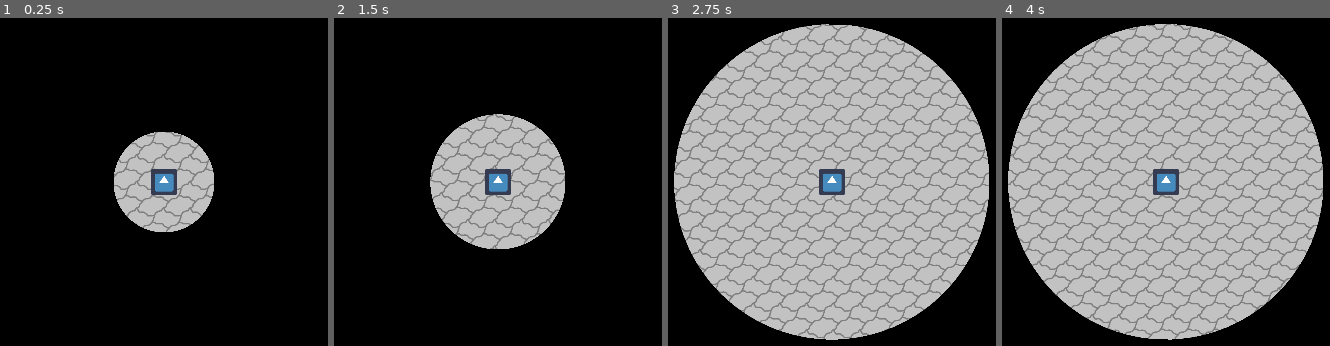
Above: before the commit, frames 1-4 (left to right).
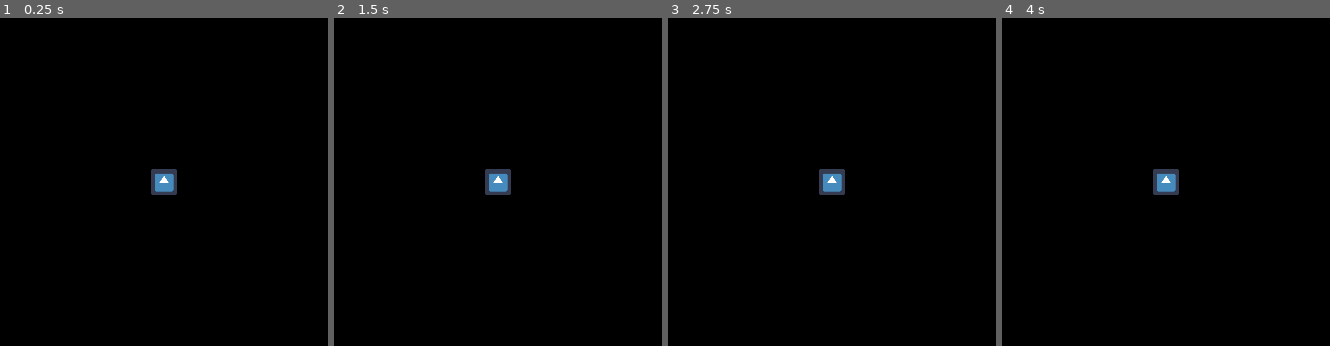
Above: after the commit, the same moments.

Repository: Team-JEDI/GodotWildJam16
Game: Godot game, scene res://scenes/LevelTemplate.tscn
Two runs of this game, one before a commit and one after it. Both use one fixed random seed, a clock stepped at 60 frames per second and the inputs below. The engine's default icon, where the game draws it, is replaced by a stand-in: a white triangle on a blue panel in a dark square.
Inputs:
- Up to frame 1 (0.25 s): no input
- Up to frame 2 (1.5 s): hold Right (move_right) 0.53-1.28 s; hold Shift (sprint) 0.53-1.28 s; hold Down (move_down) from 1.28 s (still down); tap Shift (sprint) at 1.35 s
- Up to frame 3 (2.75 s): release Down (move_down) at 2.03 s; hold Right (move_right) from 2.03 s (still down); hold Shift (sprint) from 2.03 s (still down)
- Up to frame 4 (4 s): release Right (move_right) at 2.78 s; release Shift (sprint) at 2.78 s; hold Up (move_up) 2.78-3.53 s; tap Shift (sprint) at 2.85 s; hold Left (move_left) from 3.53 s (still down); hold Shift (sprint) from 3.53 s (still down)

The runs differ from the first frame. In frame 1, 6.8% of the frame differs, in the area x 34-66%, y 34-66%; in frame 2, 13%; in frame 3, 72%; in frame 4, 72%, in the area x 1-98%, y 1-99%.

Commit message:
Player produces echos on footsteps

Diff:
--- a/game/scenes/Player.tscn
+++ b/game/scenes/Player.tscn
@@ -2,7 +2,14 @@
 
 [ext_resource path="res://icon.png" type="Texture" id=1]
 [ext_resource path="res://scripts/Player.gd" type="Script" id=2]
-[ext_resource path="res://assets/textures/light_mask.png" type="Texture" id=3]
+
+[sub_resource type="SpriteFrames" id=2]
+animations = [ {
+"frames": [ ExtResource( 1 ), ExtResource( 1 ), ExtResource( 1 ), ExtResource( 1 ), ExtResource( 1 ), ExtResource( 1 ), ExtResource( 1 ), ExtResource( 1 ) ],
+"loop": true,
+"name": "default",
+"speed": 8.0
+} ]
 
 [sub_resource type="RectangleShape2D" id=1]
 extents = Vector2( 32, 32 )
@@ -12,18 +19,14 @@
 
 [node name="AnimatedSprite" type="AnimatedSprite" parent="."]
 
-[node name="TemporarySprite" type="Sprite" parent="."]
-texture = ExtResource( 1 )
+[node name="TemporarySprite" type="AnimatedSprite" parent="."]
+frames = SubResource( 2 )
+frame = 6
 
 [node name="CollisionShape2D" type="CollisionShape2D" parent="."]
 shape = SubResource( 1 )
 
 [node name="AudioStreamPlayer2D" type="AudioStreamPlayer2D" parent="."]
 
-[node name="Light2D" type="Light2D" parent="."]
-texture = ExtResource( 3 )
-texture_scale = 0.3
-mode = 2
-
 [node name="Camera2D" type="Camera2D" parent="."]
 current = true
--- a/game/scripts/Player.gd
+++ b/game/scripts/Player.gd
@@ -4,7 +4,15 @@
 const PLAYER_SPEED := 100.0        # Movement speed in pixels per second
 const SPRINT_FACTOR := 3.5         # How much faster sprinting is than sneaking
 
-onready var player_light := $Light2D
+enum state {
+	WALKING,
+	SPRINTING,
+	IDLE
+}
+
+var player_state = state.IDLE
+
+signal noise_made
 
 func _process(delta):
 
@@ -25,12 +33,20 @@
 		move_vec *= SPRINT_FACTOR
 	move_and_collide(move_vec * PLAYER_SPEED * delta)
 
-	# Adjust visible area around player; large if moving, shrinking if still
-	# Eventually this can be tied to sprite frames where footsteps are occurring
-	if move_vec != Vector2(0,0):
-		if Input.is_action_pressed("sprint"):
-			player_light.texture_scale = 0.7
-		else:
-			player_light.texture_scale = 0.3
+	# Update player state if appropriate
+	if move_vec == Vector2(0, 0):
+		player_state = state.IDLE
+		$TemporarySprite.stop()
+	elif Input.is_action_pressed("sprint"):
+		player_state = state.SPRINTING
+		if not $TemporarySprite.is_playing():
+			$TemporarySprite.play()
 	else:
-		player_light.texture_scale = lerp(player_light.texture_scale, 0.01, 0.02)
+		player_state = state.WALKING
+		if not $TemporarySprite.is_playing():
+			$TemporarySprite.play()
+
+	# Trigger echo on sprite frames where foot hits ground
+	if $TemporarySprite.frame == 3 or $TemporarySprite.frame == 7:
+		var echo_size = 0.7 if Input.is_action_pressed("sprint") else 0.4
+		emit_signal("noise_made", echo_size, position)
